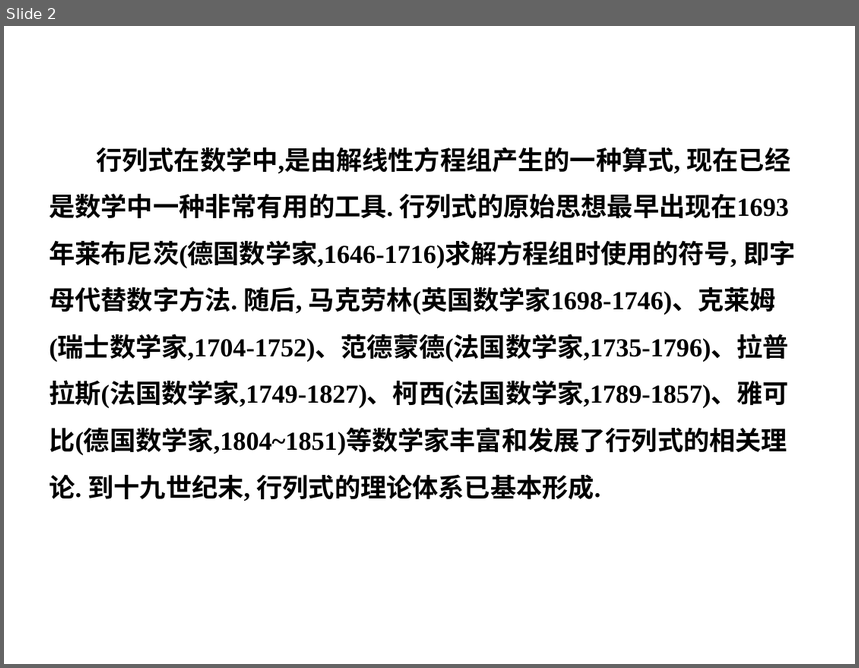
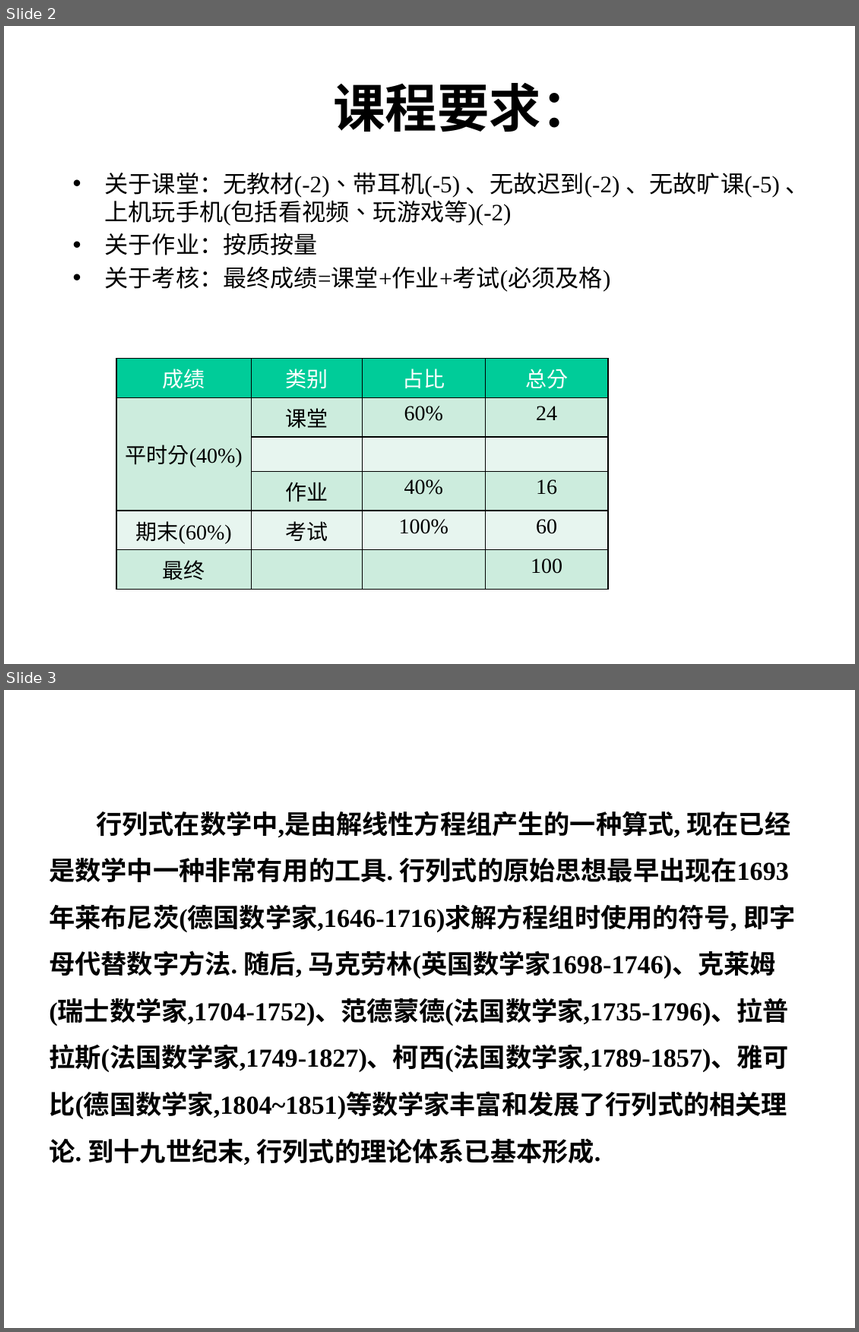
Before and after one commit to zeemeil/zeemeil.github.io, a slide deck: files/2025_2_LM/0930_0101.pptx. Shown one above the other, each under a label of ours: slide 2 before the commit, slides 2 and 3 after it. The pictures are 859x668 and 859x1332 pixels, drawn with LibreOffice and Linux fonts; fonts in the diff are those of the drawing; background and template pictures are left out. Boxes give left, top, right and bottom in pixels: in the first picture for what was removed or moved away, otherwise in the second. Text is boxed around its words. In the diff, an @@ line names an element or a change of style, - is before the commit and + after.

```diff
--- a/files/2025_2_LM/0930_0101.pptx
+++ b/files/2025_2_LM/0930_0101.pptx
@@ slide 2 added at bbox=[4, 26, 855, 664], background picture (left out) @@
@@ text added at bbox=[333, 83, 593, 132], 44 pt, text #000000, bold @@
+课程要求：
@@ text added at bbox=[105, 172, 810, 292], 20 pt, text #000000 @@
+• 关于课堂：无教材(-2)、带耳机(-5) 、无故迟到(-2) 、无故旷课(-5) 、上机玩手机(包括看视频、玩游戏等)(-2)
+• 关于作业：按质按量
+• 关于考核：最终成绩=课堂+作业+考试(必须及格)
@@ table added at bbox=[116, 359, 607, 584], 6 rows, 4 columns @@
+成绩 | 类别 | 占比 | 总分
+平时分(40%) | 课堂 | 60% | 24
+ |  |  | 
+ | 作业 | 40% | 16
+期末(60%) | 考试 | 100% | 60
+最终 |  |  | 100
@@ what was slide 2 is now slide 3 @@
```
Also in this commit, not shown: 1 slide changed, 8 other slides added, 2 other files.
